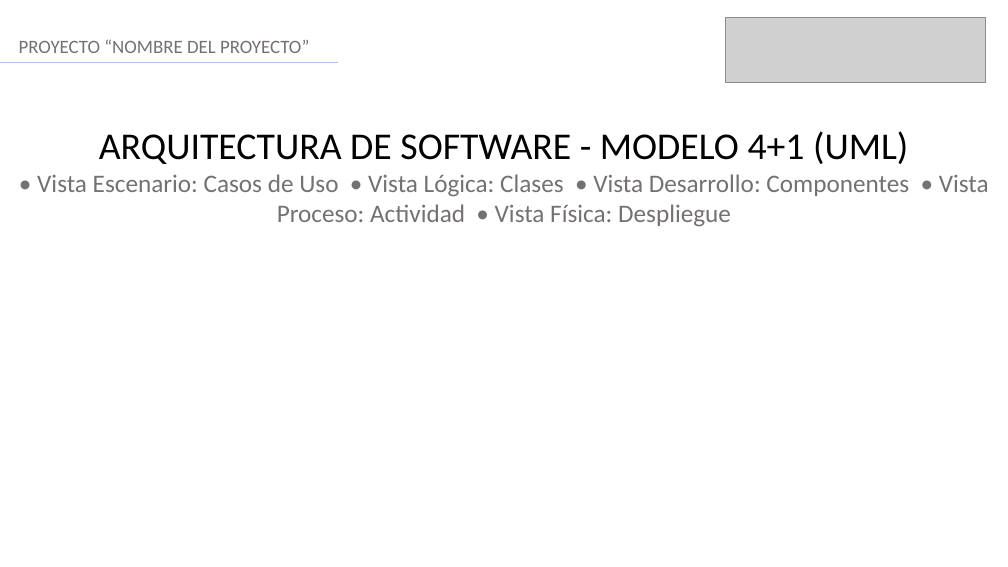
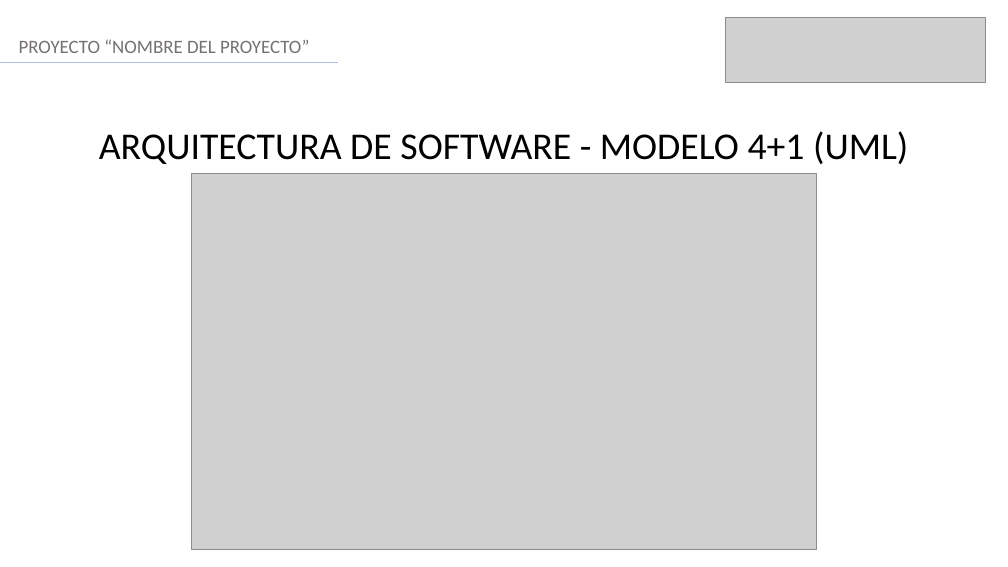
Before and after one commit to jaraantonio/RQY1102-CastilloJaraSoto-ET, a slide deck: slide 9 of 01_Presentacion_Final.ppt (slide 8 before the commit). Drawn at 1008x567 pixels with LibreOffice and Linux fonts; fonts in the diff are those of the drawing; grey boxes stand for pictures. Boxes give left, top, right and bottom in pixels: in the first picture for what was removed or moved away, otherwise in the second. Text is boxed around its words. In the diff, an @@ line names an element or a change of style, - is before the commit and + after.

```diff
--- a/01_Presentacion_Final.ppt
+++ b/01_Presentacion_Final.ppt
@@ text at box(37, 174, 989, 227): paragraph removed @@
-• Vista Escenario: Casos de Uso • Vista Lógica: Clases • Vista Desarrollo: Componentes • Vista Proceso: Actividad • Vista Física: Despliegue
@@ picture added at box(192, 174, 817, 551) @@
```
Also in this commit, not shown: 12 other slides changed, 7 slides added.
